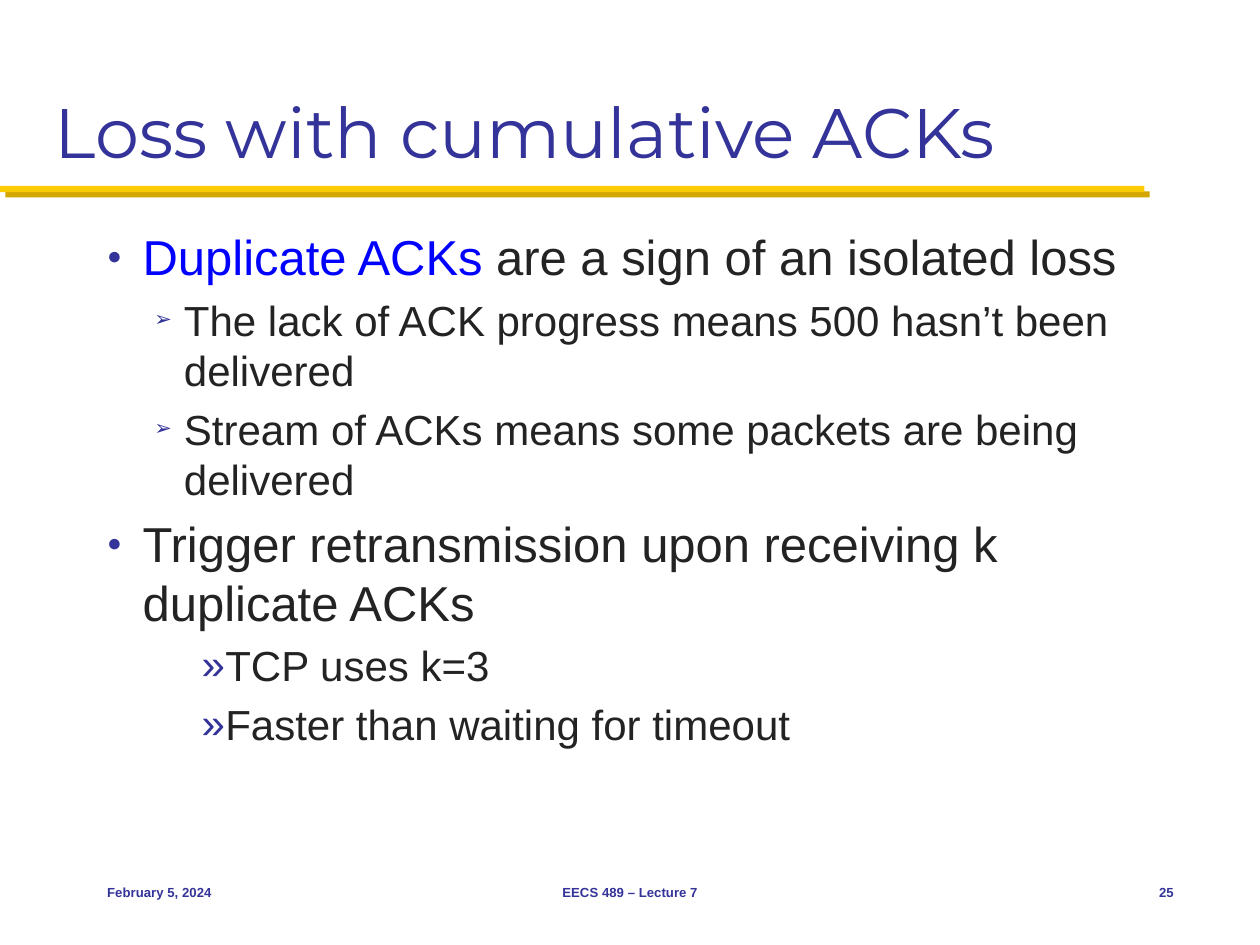
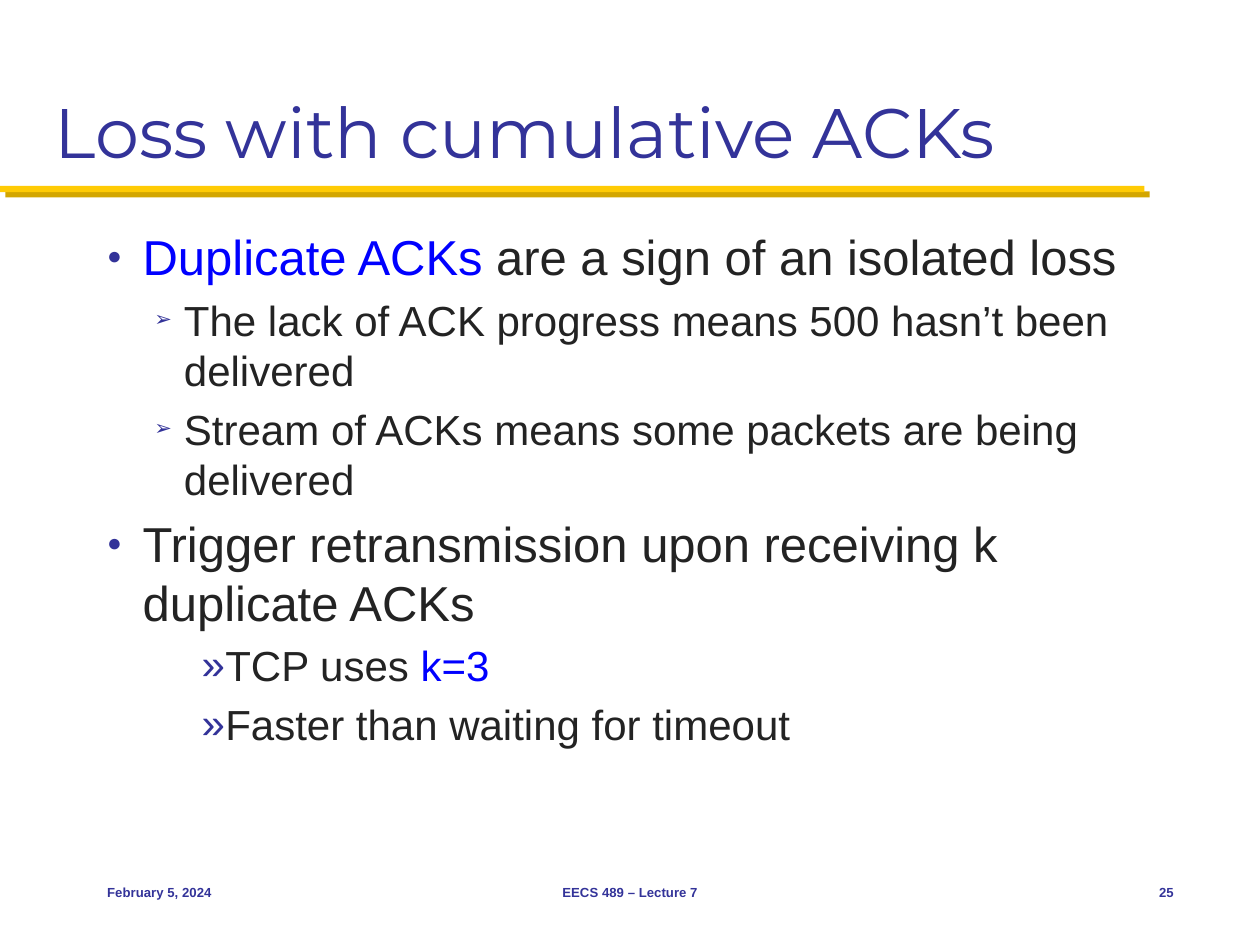
Before and after one commit to mosharaf/eecs489, a slide deck: slide 25 of Slides/020524.pptx. Drawn at 1260x945 pixels with LibreOffice and Linux fonts; fonts in the diff are those of the drawing. Boxes give left, top, right and bottom in pixels: in the first picture for what was removed or moved away, otherwise in the second. Text is boxed around its words. In the diff, an @@ line names an element or a change of style, - is before the commit and + after.

```diff
--- a/Slides/020524.pptx
+++ b/Slides/020524.pptx
@@ text at bbox=[202, 650, 490, 682]: text colour #232323 to #0000FF in "k=3" @@
```
Also in this commit, not shown: 2 other slides changed, 1 other file.
